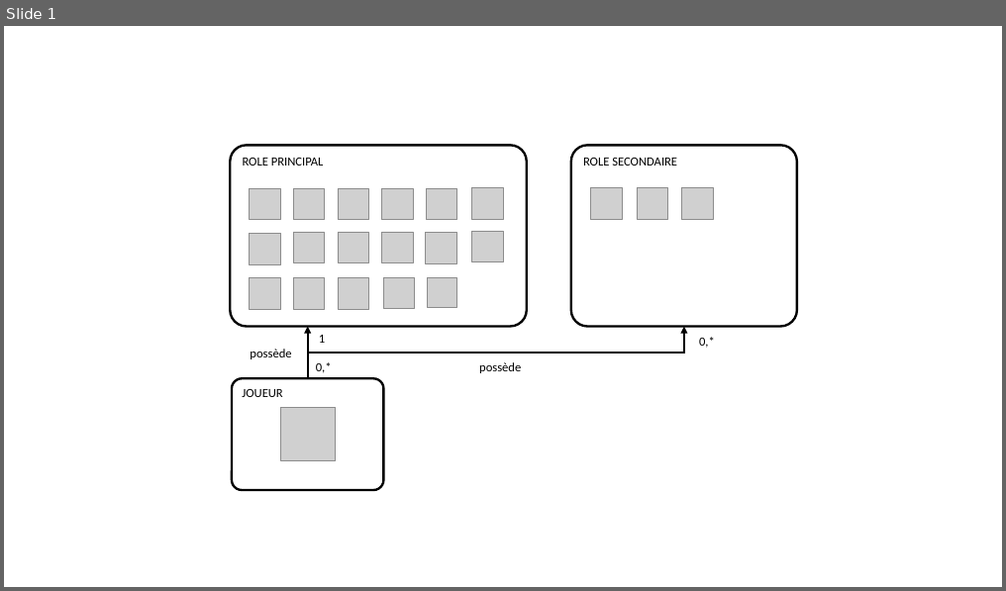
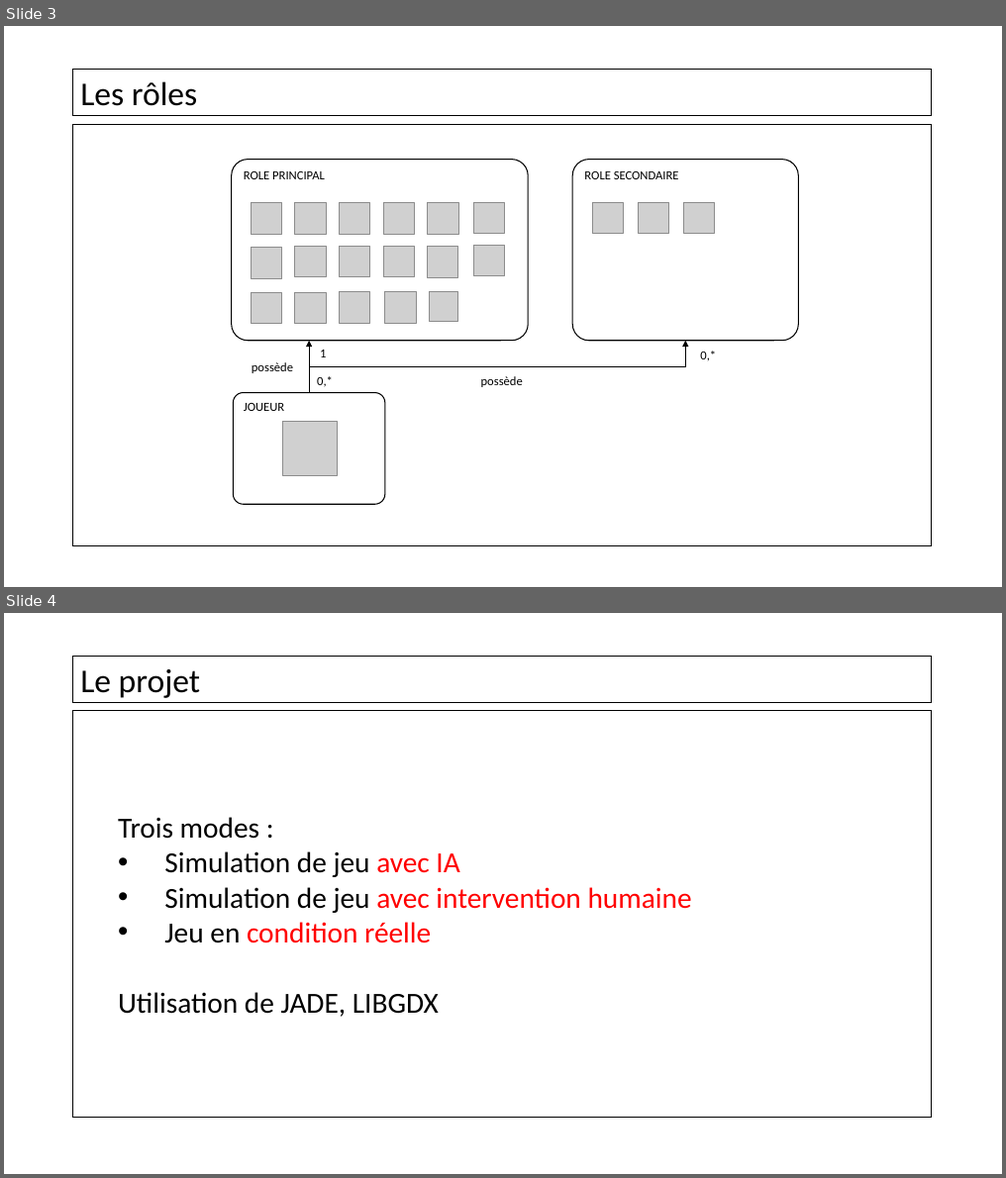
Before and after one commit to konamdav/Loup-Garou, a slide deck: Soutenance.pptx. Shown one above the other, each under a label of ours: slide 1 before the commit, slides 3 and 4 after it. The pictures are 1006x591 and 1006x1178 pixels, drawn with LibreOffice and Linux fonts; fonts in the diff are those of the drawing; grey boxes stand for pictures; background and template pictures are left out. Boxes give left, top, right and bottom in pixels: in the first picture for what was removed or moved away, otherwise in the second. Text is boxed around its words. In the diff, an @@ line names an element or a change of style, - is before the commit and + after.

```diff
--- a/Soutenance.pptx
+++ b/Soutenance.pptx
@@ slide 4 added at (4,613,1002,1174), background picture (left out) @@
@@ rectangle added at (73,657,931,703), fill #FFFFFF at 48% opacity, outline #000000 1 pt, 32 pt, text #000000 @@
+Le projet
@@ rectangle added at (73,710,931,1118), fill #FFFFFF at 48% opacity, outline #000000 1 pt, 28 pt, text #000000 @@
+  Trois modes :
+  • Simulation de jeu avec IA
+  • Simulation de jeu avec intervention humaine
+  • Jeu en condition réelle
+  Utilisation de JADE, LIBGDX
@@ what was slide 1 is now slide 3 @@
@@ slide 3 changed as well @@
@@ rectangle added at (73,70,931,116), fill #FFFFFF at 48% opacity, outline #000000 1 pt, 32 pt, text #000000 @@
+Les rôles
@@ rectangle added at (73,125,931,547), fill #FFFFFF at 48% opacity, outline #000000 1 pt @@
@@ outline #000000 2.25 pt to #000000 1 pt in 3 elements at (573,160,799,341), (233,393,385,504), (232,160,528,341) @@
@@ 21 pictures, 5 texts, 3 rounded rectangles, 1 elbow arrow, 1 arrow: place and size @@
-21 pictures, 5 texts, 3 rounded rectangles, 1 elbow arrow, 1 arrow at (230,145,798,490)
+21 pictures, 5 texts, 3 rounded rectangles, 1 elbow arrow, 1 arrow at (232,160,799,504)
@@ elbow arrow (310, 393) - (685, 341): stroke #000000 2.25 pt to #000000 1 pt @@
@@ arrow (310, 393) - (310, 341): stroke #000000 2.25 pt to #000000 1 pt @@
```
Also in this commit, not shown: 12 other slides changed, 4 other slides added, 3 slides removed.
